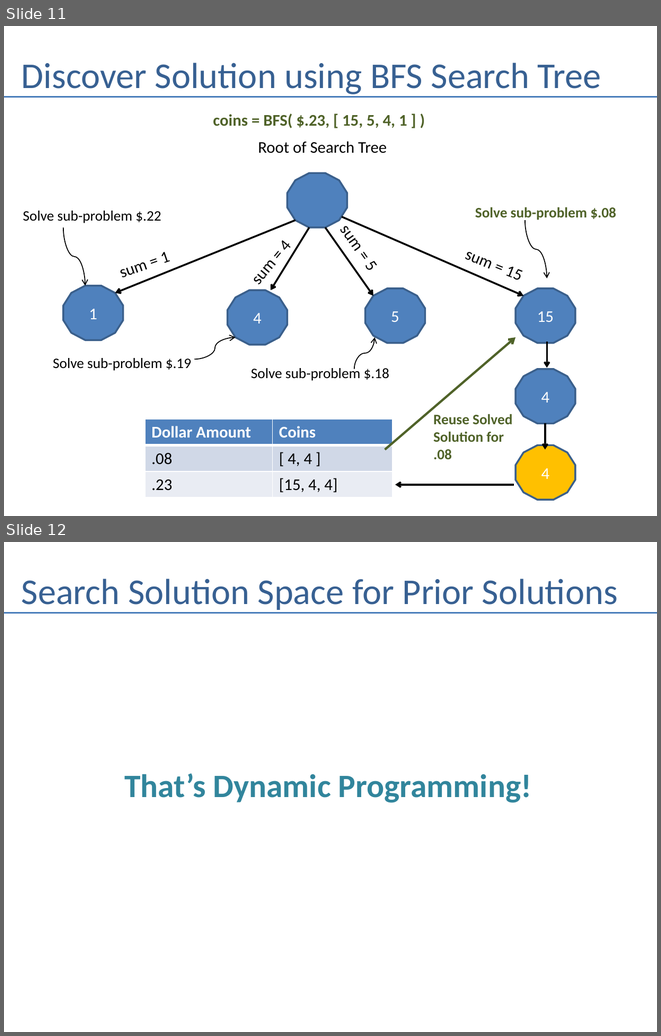
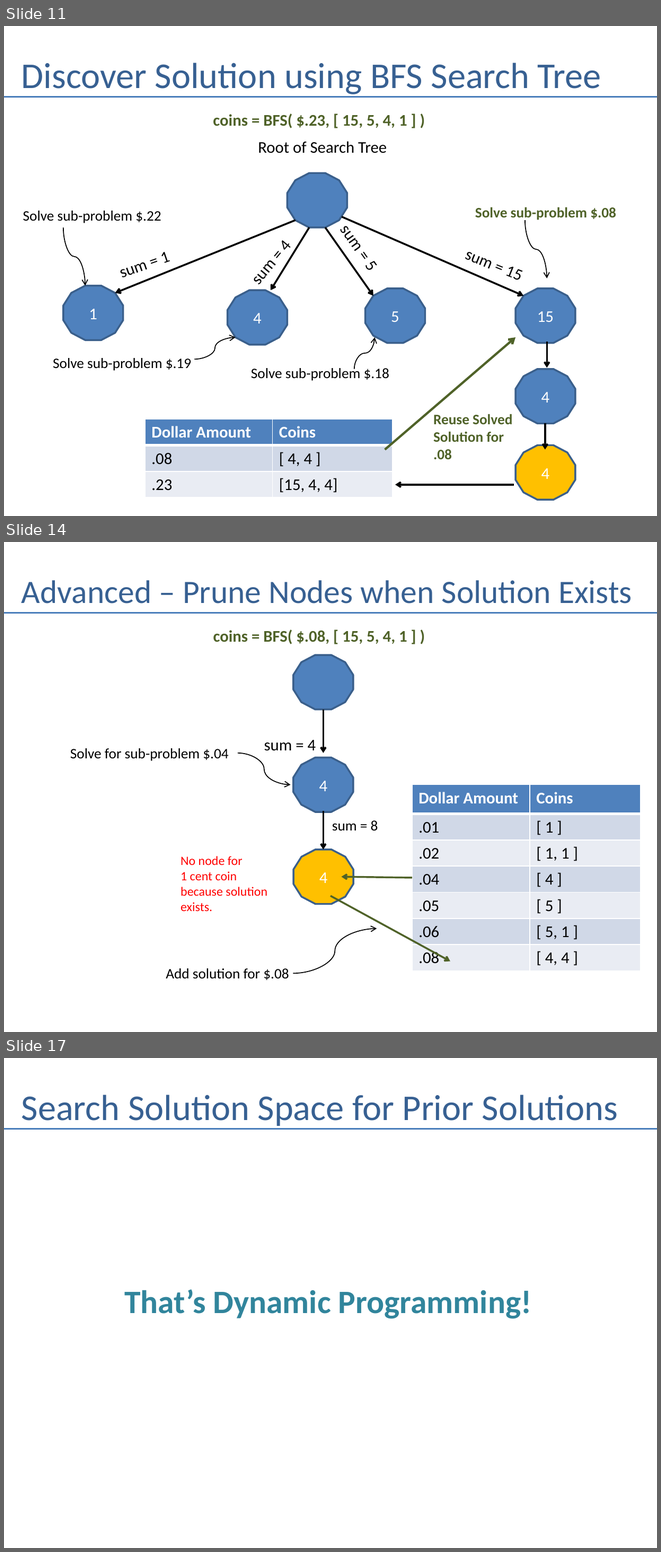
Before and after one commit to andrewferlitsch/Portland-Data-Science-Group, a slide deck: Presentations/AI Dynamic Programming.pptx. Shown one above the other, each under a label of ours: slides 11 and 12 before the commit, slides 11, 14 and 17 after it; the slides between them are not shown. The pictures are 661x1036 and 661x1552 pixels, drawn with LibreOffice and Linux fonts; fonts in the diff are those of the drawing. Boxes give left, top, right and bottom in pixels: in the first picture for what was removed or moved away, otherwise in the second. Text is boxed around its words. In the diff, an @@ line names an element or a change of style, - is before the commit and + after.

```diff
--- a/Presentations/AI Dynamic Programming.pptx
+++ b/Presentations/AI Dynamic Programming.pptx
@@ slide 14 added at box(4, 542, 657, 1032), background #FFFFFF @@
@@ title added at box(21, 580, 632, 603), 36 pt, text #376092 @@
+Advanced – Prune Nodes when Solution Exists
@@ line added from (4, 612) to (657, 612), #4B7EBC 1.5 pt @@
@@ text added at box(213, 629, 407, 644), 18 pt, text #4F6228, bold @@
+coins = BFS( $.08, [ 15, 5, 4, 1 ] )
@@ dodecagon added at box(293, 655, 353, 709), fill #4F81BD, outline #3A5F8C 2 pt @@
@@ arrow added from (323, 709) to (323, 753), #000000 2 pt @@
@@ text added at box(70, 748, 228, 761), 16 pt, text #000000 @@
+Solve for sub-problem $.04
@@ text added at box(264, 740, 316, 751), 18 pt, text #000000 @@
+sum = 4
@@ curved arrow added from (238, 753) to (291, 785), #000000 1 pt @@
@@ dodecagon added at box(293, 758, 353, 812), fill #4F81BD, outline #3A5F8C 2 pt, 18 pt, text #FFFFFF @@
+4
@@ table added at box(412, 785, 641, 971), 7 rows, 2 columns @@
+Dollar Amount | Coins
+.01 | [ 1 ]
+.02 | [ 1, 1 ]
+.04 | [ 4 ]
+.05 | [ 5 ]
+.06 | [ 5, 1 ]
+.08 | [ 4, 4 ]
@@ arrow added from (323, 811) to (323, 849), #000000 2 pt @@
@@ text added at box(332, 820, 378, 831), 16 pt, text #000000 @@
+sum = 8
@@ text added at box(180, 856, 267, 911), 14 pt, text #FF0000 @@
+No node for
+1 cent coin
+because solution
+exists.
@@ dodecagon added at box(293, 849, 353, 904), fill #FFC000, outline #3A5F8C 2 pt, 18 pt, text #FFFFFF @@
+4
@@ arrow added from (412, 877) to (342, 876), #4F6228 2 pt @@
@@ arrow added from (330, 896) to (450, 961), #4F6228 2 pt @@
@@ curved arrow added from (293, 973) to (377, 928), #000000 1 pt @@
@@ text added at box(166, 968, 289, 980), 16 pt, text #000000 @@
+Add solution for $.08
@@ what was slide 12 is now slide 17 @@
```
Also in this commit, not shown: 4 other slides added.
